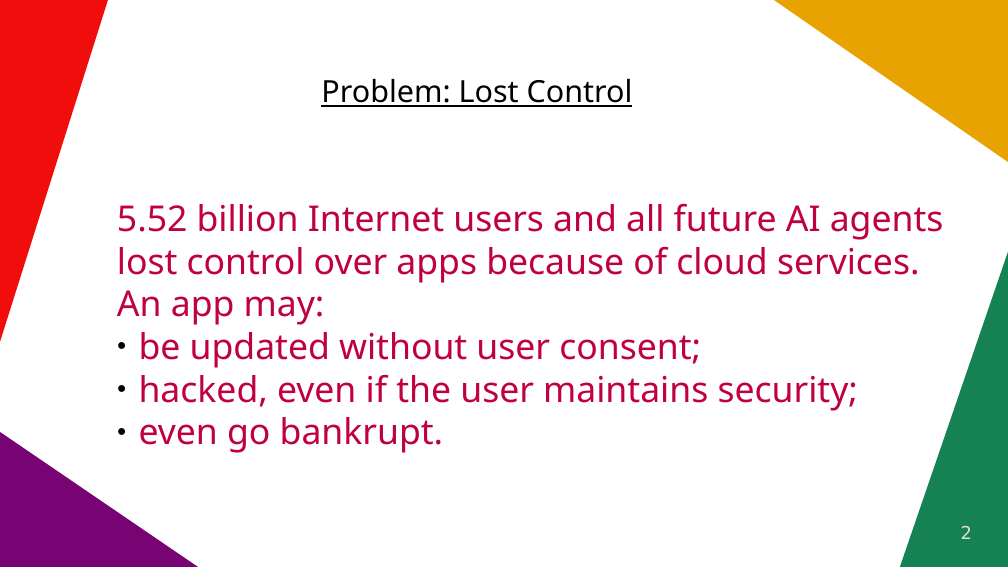
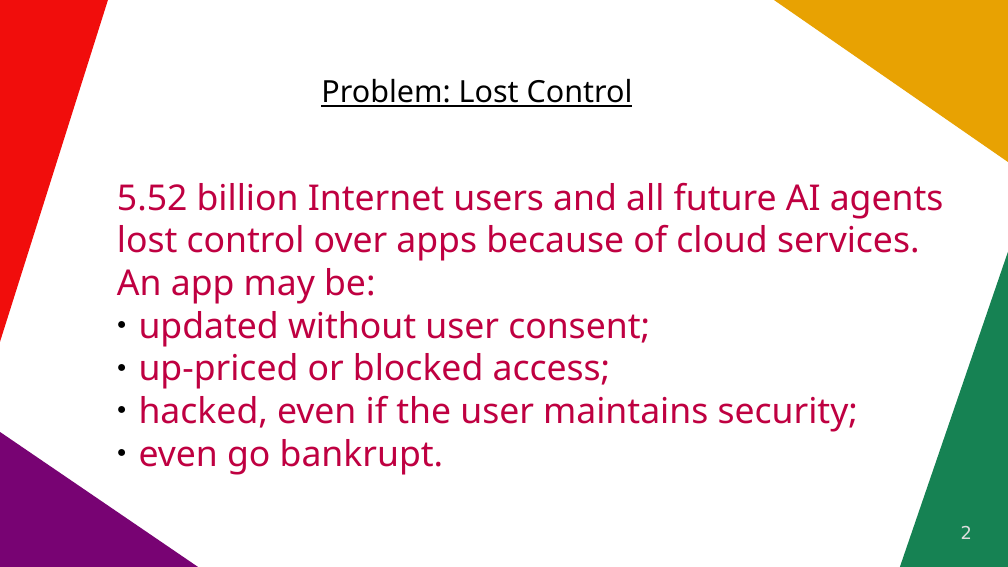
Before and after one commit to vporton/icp-package-manager, a slide deck: slide 2 of docs/short-pitchdeck.odp. Drawn at 1008x567 pixels with LibreOffice and Linux fonts; fonts in the diff are those of the drawing. Boxes give left, top, right and bottom in pixels: in the first picture for what was removed or moved away, otherwise in the second. Text is boxed around its words. In the diff, an @@ line names an element or a change of style, - is before the commit and + after.

```diff
--- a/docs/short-pitchdeck.odp
+++ b/docs/short-pitchdeck.odp
@@ text at (x1=117, y1=268, x2=650, y2=389): text changed @@
-An app may:
-● be updated without user consent;
+An app may be:
+● updated without user consent;
+● up-priced or blocked access;
```
Also in this commit, not shown: 5 other slides changed.
